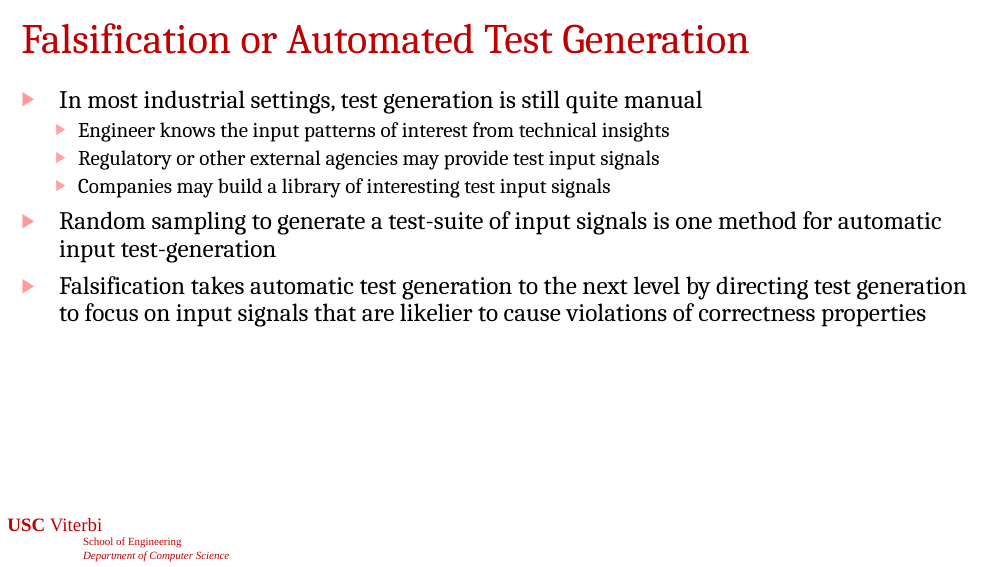
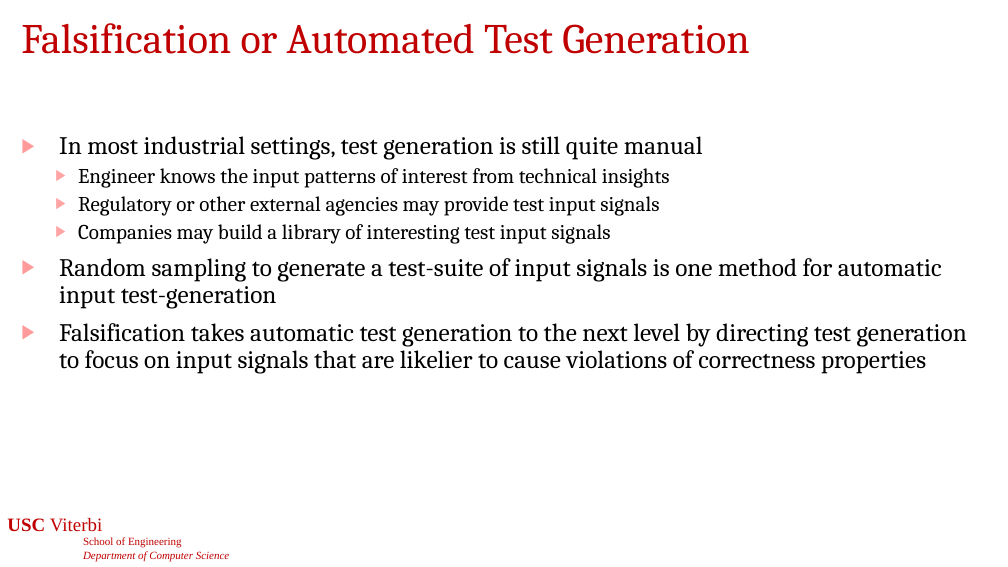
Before and after one commit to jdeshmukh/jdeshmukh.github.io, a slide deck: slide 37 of teaching/cs513-autocps-fall-2026/slides/7-STL.pptx (slide 39 before the commit). Drawn at 1008x567 pixels with LibreOffice and Linux fonts; fonts in the diff are those of the drawing; background and template pictures are left out. Boxes give left, top, right and bottom in pixels: in the first picture for what was removed or moved away, otherwise in the second. Text is boxed around its words. In the diff, an @@ line names an element or a change of style, - is before the commit and + after.

```diff
--- a/teaching/cs513-autocps-fall-2026/slides/7-STL.pptx
+++ b/teaching/cs513-autocps-fall-2026/slides/7-STL.pptx
@@ text "In most industrial settings, test ...": place and size @@
-text "In most industrial settings, test ..." at [59, 90, 967, 327]
+text "In most industrial settings, test ..." at [59, 136, 967, 374]
```
Also in this commit, not shown: 17 other slides changed, 1 slide added, 3 slides removed, 8 other files.
